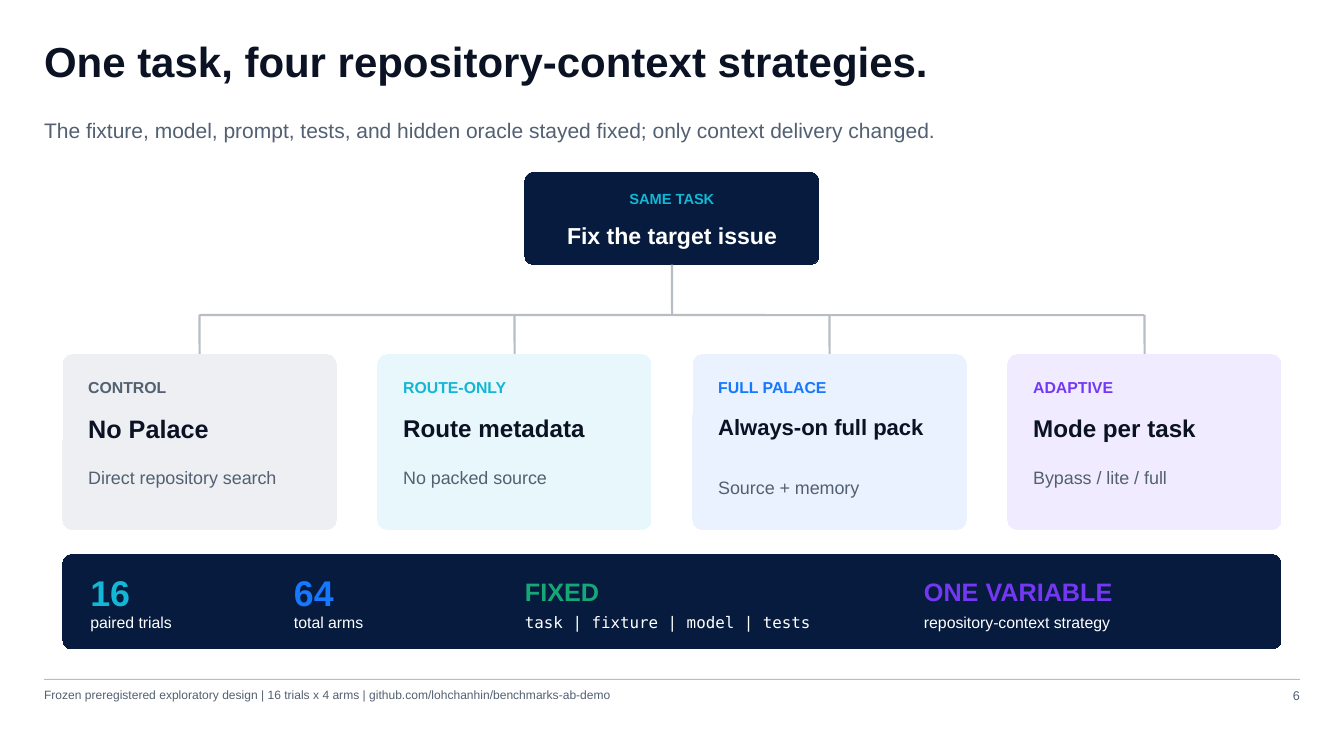
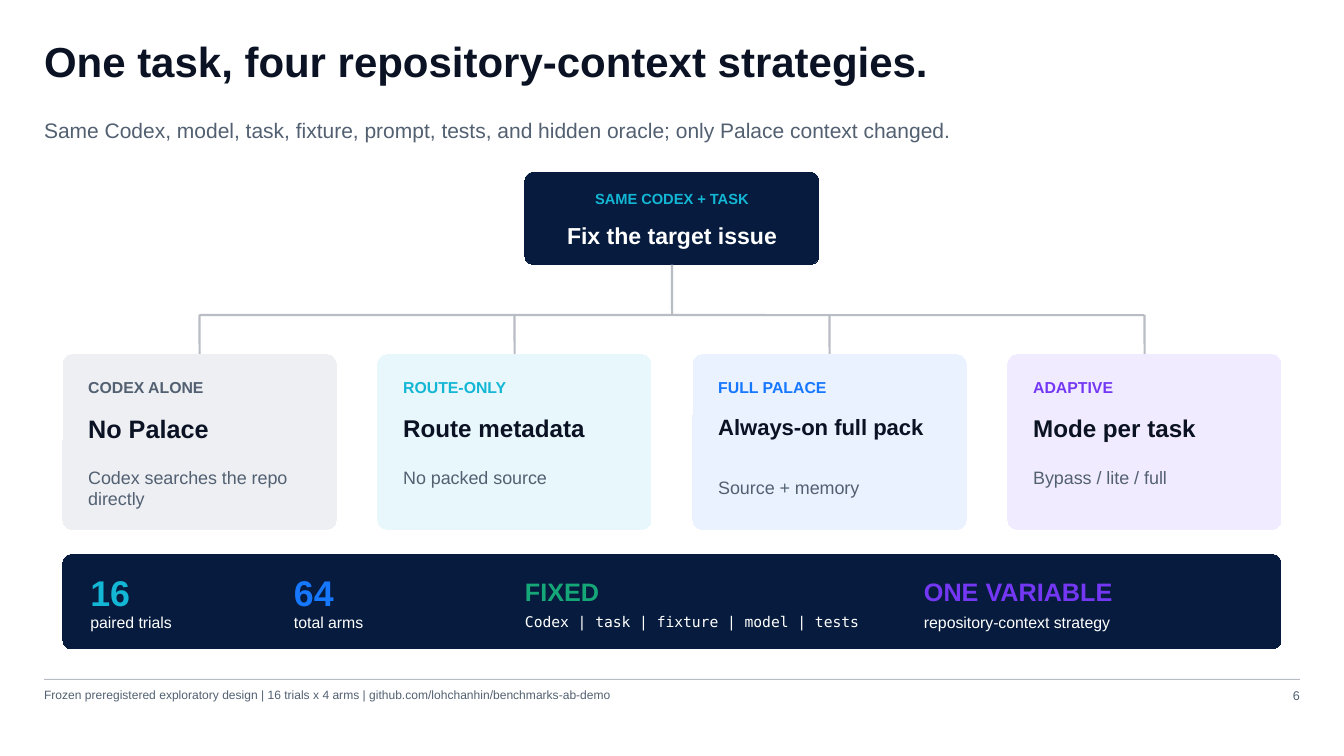
Before and after one commit to lohchanhin/vertex-palace, a slide deck: slide 6 of outputs/vertex-palace-build-week-demo.pptx. Drawn at 1344x756 pixels with LibreOffice and Linux fonts; fonts in the diff are those of the drawing. Boxes give left, top, right and bottom in pixels: in the first picture for what was removed or moved away, otherwise in the second. Text is boxed around its words. In the diff, an @@ line names an element or a change of style, - is before the commit and + after.

Commit message:
docs: make Codex baseline explicit in benchmark

```diff
--- a/outputs/vertex-palace-build-week-demo.pptx
+++ b/outputs/vertex-palace-build-week-demo.pptx
@@ text at box(44, 123, 950, 143): text changed @@
-The fixture, model, prompt, tests, and hidden oracle stayed fixed; only context delivery changed.
+Same Codex, model, task, fixture, prompt, tests, and hidden oracle; only Palace context changed.
@@ text at box(595, 194, 749, 204): text changed @@
-SAME TASK
+SAME CODEX + TASK
@@ text at box(88, 382, 203, 393): text changed @@
-CONTROL
+CODEX ALONE
@@ text at box(88, 471, 288, 509): text changed @@
-Direct repository search
+Codex searches the repo directly
@@ text at box(525, 615, 859, 628): text changed; size 11.2 to 10.5 pt @@
-task | fixture | model | tests
+Codex | task | fixture | model | tests
```
Also in this commit, not shown: 1 other slide changed, 1 other file.
